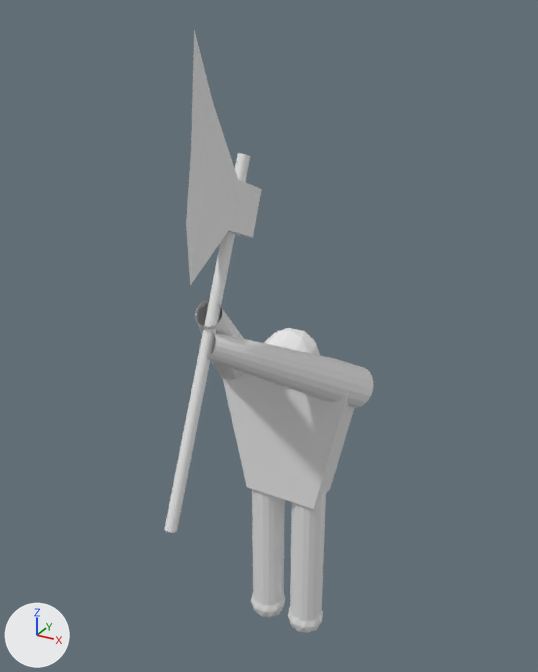
The Blender file Objects3D/caos/marauder.blend: old version first, new version second.
The view is the same before and after, from a camera (50 mm lens) standing at (38.7, -69.9, 80.0) and looking at (1.4, -2.0, 46.0). The axes (+X, +Y, +Z) are drawn at lower left. The lights are the same throughout.

Names of what the first picture shows: 'brazos', 'hacha', 'piernas', 'torso'.
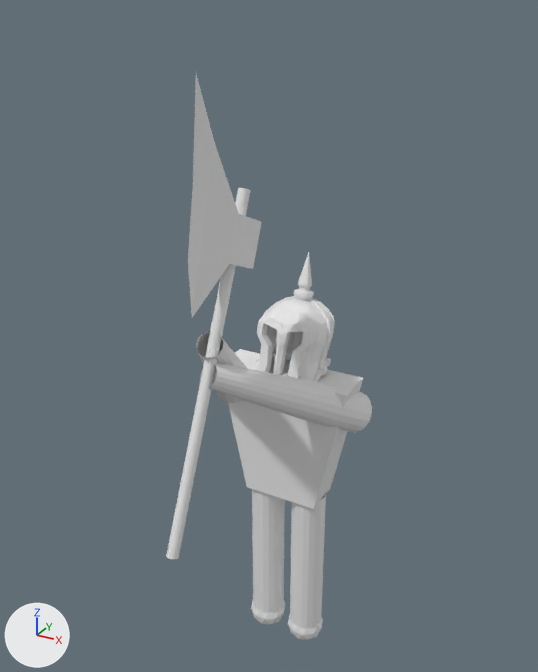
Edits to the bpy script that builds the scene:
```text
Change me_cube:
    where me_cube.from_pydata(...)  # 50 vertices, 86 faces; spans x -8.6..8.6, y -3.6..3.6, z -8.6..14.0
    used by ob_torso; parent = ob_root; location = (1.575, 2.967, 31.0)
    me_cube part 1: the loose piece of 42 vertices spanning x -3.8..3.8, y -3.6..3.6, z 6.5..14.0 is deleted
Add me_cylinder_002:
    me_cylinder_002.from_pydata(...)  # 944 vertices, 941 faces; spans x -4.4..4.4, y -6.5..4.2, z -7.3..8.1
Change ob_piernas:
    ob_piernas.location: (4.509, 2.967, 2.154) -> (4.509, 2.967, 0.827)
Change ob_brazos:
    ob_brazos.location: (1.71, 3.073, 38.33) -> (1.71, 3.073, 34.92)
Add ob_casco:
    ob_casco = bpy.data.objects.new('casco', me_cylinder_002)
    ob_casco.parent = ob_torso
    ob_casco.matrix_parent_inverse = Matrix(((1.0, 0.0, 0.0, -1.575), (0.0, 1.0, 0.0, -2.967), (0.0, 0.0, 1.0, -31.0), (0.0, 0.0, 0.0, 1.0)))
    ob_casco.location = (1.66, 5.025, 45.44)
```

What differs and where, as boxes [x1, y1, x2, y2] in the pictures (538 x 672 px):
'hacha', moved
    before: [164, 30, 262, 533]
    after: [166, 74, 262, 559]
'brazos', moved
    before: [195, 300, 373, 408]
    after: [196, 331, 372, 433]
'piernas', moved
    before: [251, 489, 326, 633]
    after: [251, 489, 326, 640]
'casco', added
    after: [252, 252, 335, 382]
part 1 of me_cube, deleted
    before: [264, 328, 320, 355]
